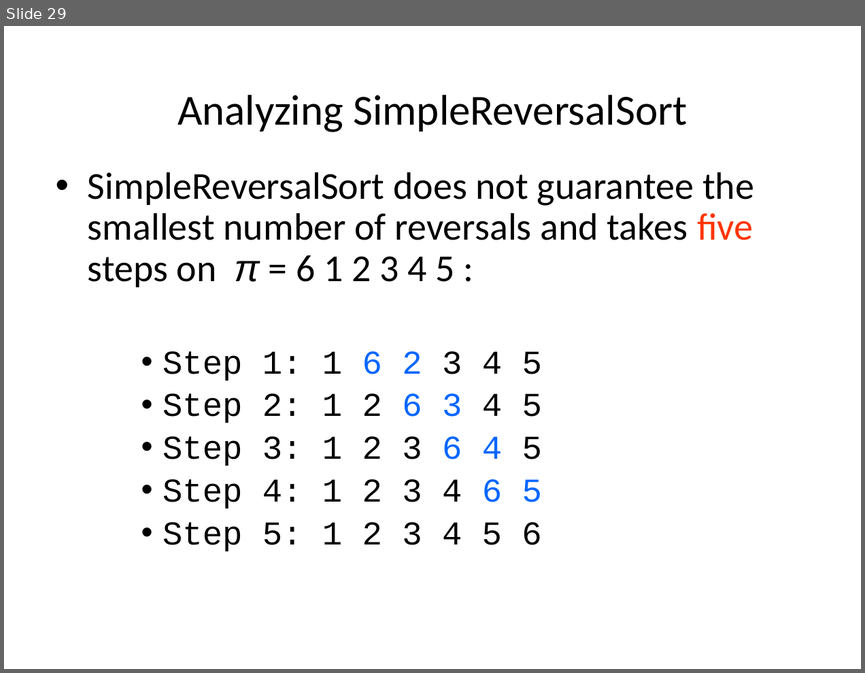
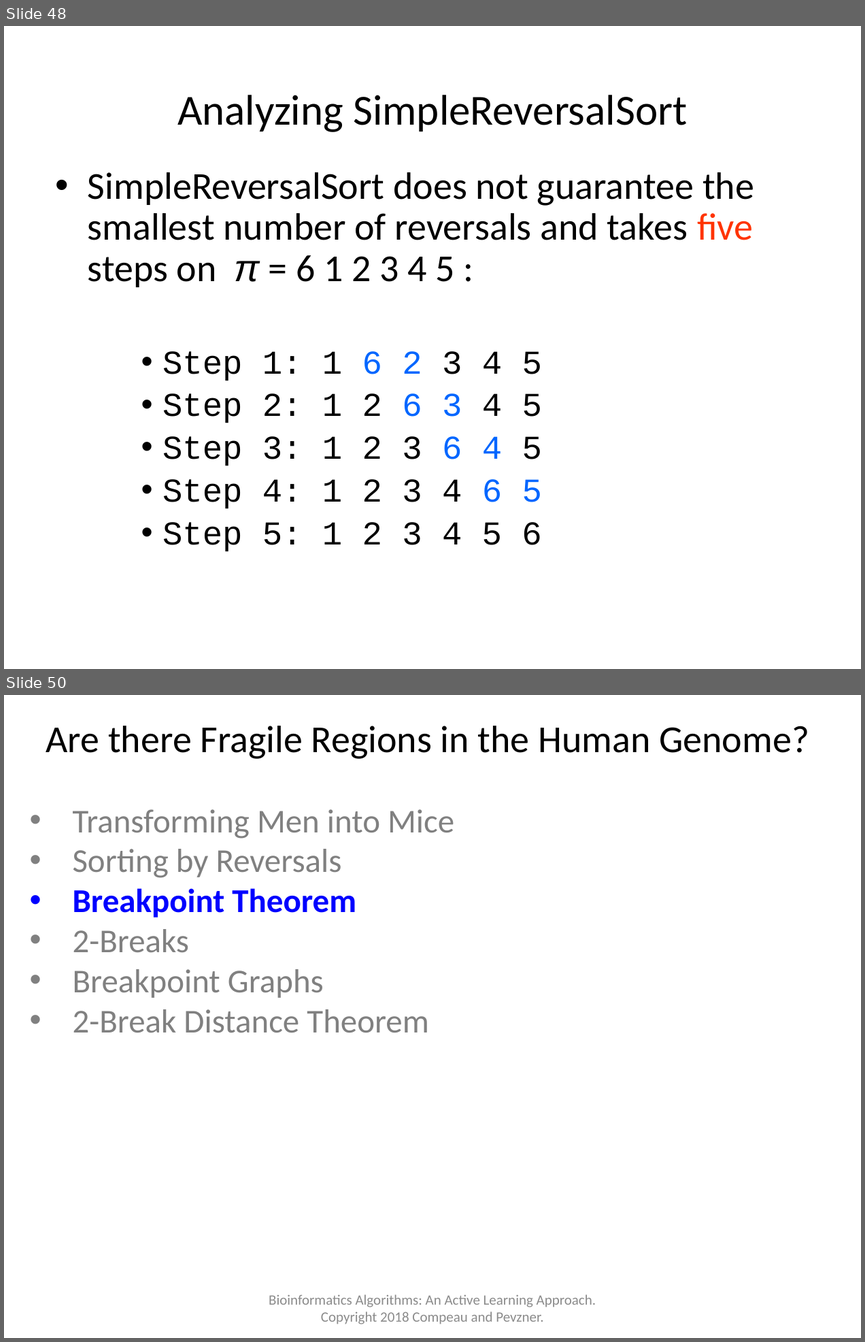
Before and after one commit to haochenhc/haochenhc.github.io, a slide deck: cs502/slides/03_genome_rearrangement.pptx. Shown one above the other, each under a label of ours: slide 29 before the commit, slides 48 and 50 after it; the slides between them are not shown. The pictures are 865x673 and 865x1342 pixels, drawn with LibreOffice and Linux fonts; fonts in the diff are those of the drawing. Boxes give left, top, right and bottom in pixels: in the first picture for what was removed or moved away, otherwise in the second. Text is boxed around its words. In the diff, an @@ line names an element or a change of style, - is before the commit and + after.

```diff
--- a/cs502/slides/03_genome_rearrangement.pptx
+++ b/cs502/slides/03_genome_rearrangement.pptx
@@ slide 50 added at <box>4,695,861,1338</box>, background #FFFFFF @@
@@ title added at <box>46,726,809,759</box>, 32 pt, text #000000 @@
+Are there Fragile Regions in the Human Genome?
@@ text added at <box>73,809,454,1033</box>, 28 pt, text #808080 @@
+• Transforming Men into Mice
+• Sorting by Reversals
+• Breakpoint Theorem
+• 2-Breaks
+• Breakpoint Graphs
+• 2-Break Distance Theorem
@@ text added at <box>269,1294,596,1324</box>, 12 pt, text #8C8C8C @@
+Bioinformatics Algorithms: An Active Learning Approach. Copyright 2018 Compeau and Pevzner.
@@ what was slide 29 is now slide 48 @@
```
Also in this commit, not shown: 4 slides changed, 73 other slides added, 1 other file.
